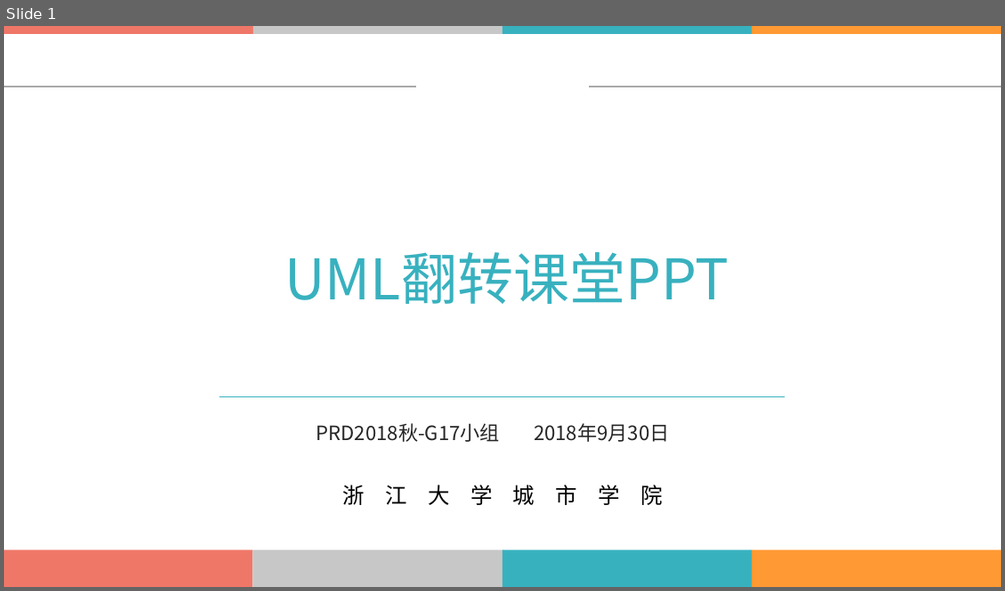
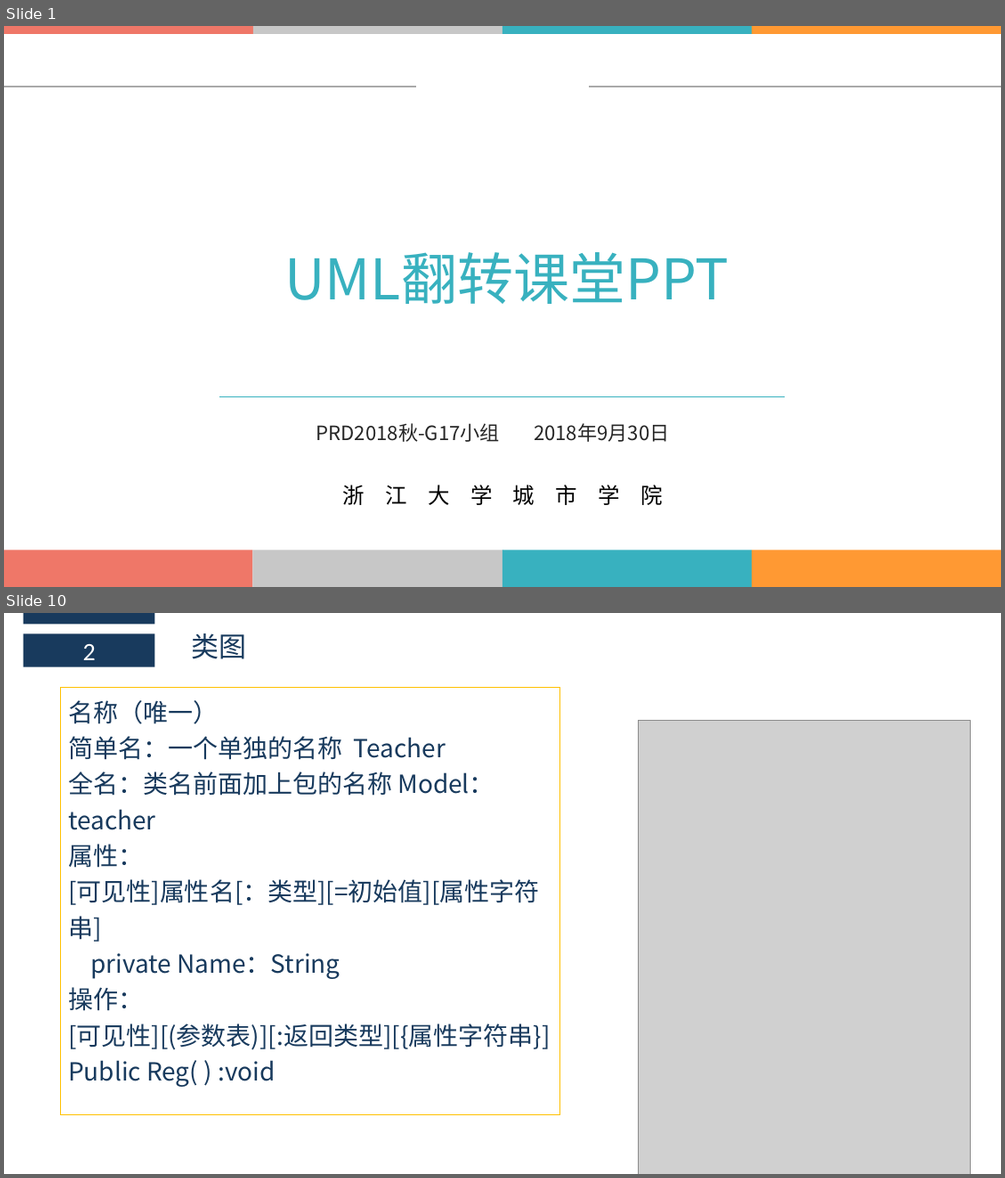
Before and after one commit to boboHh/AssistantTeaching, a slide deck: 非受控文档/01-江亮儒/PRD2018-G11-UML图.pptx. Shown one above the other, each under a label of ours: slide 1 before the commit, slides 1 and 10 after it; the slides between them are not shown. The pictures are 1005x591 and 1005x1178 pixels, drawn with LibreOffice and Linux fonts; fonts in the diff are those of the drawing; grey boxes stand for pictures; background and template pictures are left out. Boxes give left, top, right and bottom in pixels: in the first picture for what was removed or moved away, otherwise in the second. Text is boxed around its words. In the diff, an @@ line names an element or a change of style, - is before the commit and + after.

```diff
--- a/非受控文档/01-江亮儒/PRD2018-G11-UML图.pptx
+++ b/非受控文档/01-江亮儒/PRD2018-G11-UML图.pptx
@@ slide 10 added at [4,613,1001,1174], background #FFFFFF @@
@@ rectangle added at [24,613,155,625], fill #183A5D @@
@@ rectangle added at [24,634,155,666], fill #183A5D, 24 pt, text #FFFFFF @@
+2
@@ text added at [192,633,247,659], 26.6 pt, text #183A5D @@
+类图
@@ rectangle added at [61,687,559,1114], outline #FFC000 1 pt, 24 pt, text #183A5D @@
+名称（唯一）
+简单名：一个单独的名称 Teacher
+全名：类名前面加上包的名称 Model：teacher
+属性：
+[可见性]属性名[：类型][=初始值][属性字符串]
+private Name：String
+操作：
+[可见性][(参数表)][:返回类型][{属性字符串}]
+Public Reg( ) :void
@@ picture added at [638,720,971,1174] @@
```
Also in this commit, not shown: 2 slides changed, 21 other slides added, 15 slides removed, 1 other file.
